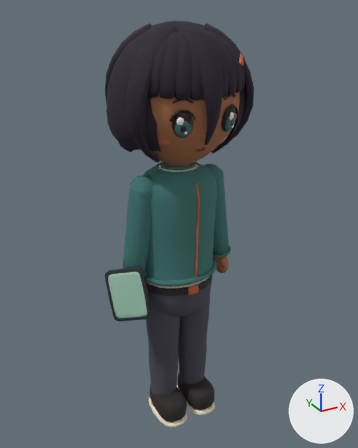
An edit to the Blender file blender/out/ch-ictspec.blend, drawn before and after from the same camera.
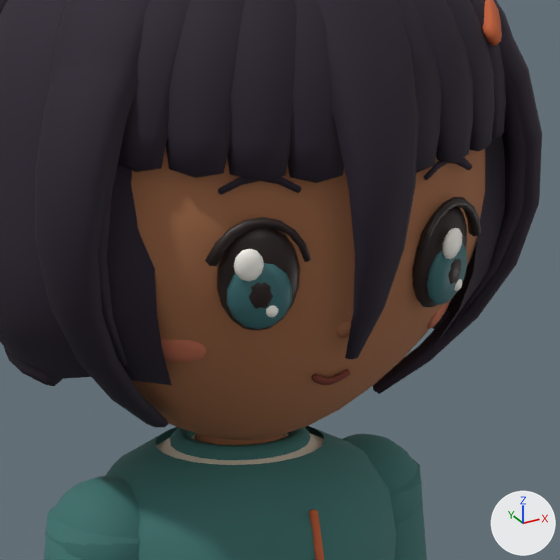
Each version appears first whole from a 50 mm camera at (-0.786, -1.436, 1.534) aimed at (0.011, 0.012, 0.81), and next in a close-up on the part from 33% to 72% of the width and 12% to 44% of the height. Arrows for +X, +Y and +Z are at lower right; the lights stay in place. The older version's two pictures come first.

The first close-up shows 'body', 'hair_bob'.
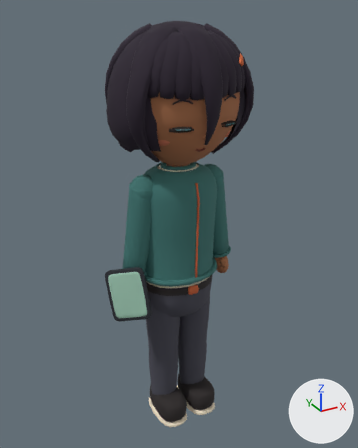
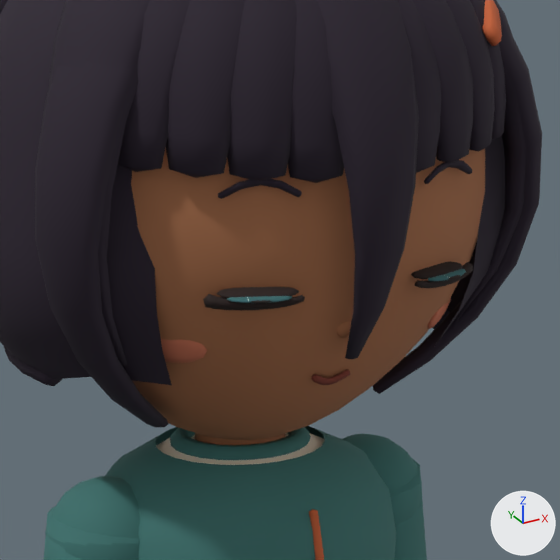
The newer file adds a shape key; the second version is drawn at full value of the shape key 'blink' of 'body', and the change is written as the vertex moves it makes.

Changed parts and their boxes [x1, y1, x2, y2] in the close-ups (560 x 560 px; the box of a moved part takes in the faces that stretch with it):
part 1 of me_body, moved or reshaped
    before: [412, 207, 467, 307]
    after: [411, 261, 463, 279]
part 2 of me_body, moved or reshaped
    before: [427, 243, 468, 305]
    after: [428, 269, 466, 281]
part 3 of me_body, moved or reshaped
    before: [442, 228, 462, 259]
    after: [449, 275, 460, 279]
part 4 of me_body, moved or reshaped (not visible afterwards)
    before: [234, 249, 264, 281]
part 5 of me_body, moved or reshaped (not visible afterwards)
    before: [454, 279, 462, 291]
part 6 of me_body, moved or reshaped
    before: [217, 227, 300, 331]
    after: [217, 287, 299, 298]
part 7 of me_body, moved or reshaped
    before: [227, 263, 292, 329]
    after: [227, 296, 292, 303]
part 8 of me_body, added
    after: [251, 300, 272, 303]
part 9 of me_body, moved or reshaped (not visible afterwards)
    before: [266, 306, 278, 317]
part 10 of me_body, deleted (black)
    before: [420, 197, 481, 248]
part 11 of me_body, deleted (black)
    before: [205, 217, 311, 266]
part 12 of me_body, moved or reshaped
    before: [218, 157, 472, 309]
    after: [203, 160, 474, 311]
part 13 of me_body, edited (looks the same)
    both: [131, 148, 485, 445]

Patch to the scene script:
```diff
--- a/blender/out/ch-ictspec.blend.py
+++ b/blender/out/ch-ictspec.blend.py
@@ me_body @@
-me_body.from_pydata(...)  # 5288 vertices, 5694 faces; spans x -0.228..0.228, y -0.2..0.192, z 0.0..1.467
-me_body.materials.append(mat_eyes)  # black #2b1f1d
-me_body.materials.append(mat_eye_iris)  # dark cyan #3c6c70
-me_body.materials.append(mat_eye_highlight)  # white #fffcf4
-me_body.materials.append(mat_hair)  # dark grey #2b2230
-me_body.materials.append(mat_blush)  # orange #c16f54
-me_body.materials.append(mat_mouth)  # dark red #7a3a2e
-me_body.materials.append(mat_outfit_bottom)  # dark grey #4a4a55
-me_body.materials.append(mat_outfit_inner)  # pale yellow #f1e7d2
-me_body.materials.append(mat_shoes)  # black #2f2a2a
-me_body.materials.append(mat_outfit_accent)  # orange #c8643b
-me_body.materials.append(mat_outfit_main)  # dark cyan #3f7470
-me_body.materials.append(mat_shoe_sole)  # beige #e9dcc3
-me_body.materials.append(mat_prop_detail)  # orange #c8643b
+me_body.from_pydata(...)  # 5326 vertices, 5742 faces; spans x -0.228..0.228, y -0.194..0.192, z 0.0..1.467
+# me_body part 1: the loose piece of 114 vertices spanning x 0.051..0.109, y -0.191..-0.158, z 1.177..1.259 is multiplied about its middle by the matrix ((0.997, 0.008, -0.052), (0.008, 0.981, 0.131), (-0.052, 0.131, 0.102)), then moved by (-0.001, 0.002, -0.011), in mat_kantor_atlas (picture img_kantor_atlas)
+# me_body part 2: the loose piece of 74 vertices spanning x 0.06..0.106, y -0.193..-0.169, z 1.18..1.233 is multiplied about its middle by the matrix ((0.997, 0.008, -0.052), (0.008, 0.981, 0.131), (-0.052, 0.131, 0.102)), then moved by (0.0, 0.0, -0.002), in mat_kantor_atlas (picture img_kantor_atlas)
+# me_body part 3: the loose piece of 52 vertices spanning x 0.067..0.088, y -0.2..-0.188, z 1.219..1.243 is multiplied about its middle by the matrix ((1.168, -0.002, -0.062), (-0.002, 1.173, 0.157), (-0.062, 0.157, 0.123)), then moved by (0.006, 0.01, -0.027), in mat_kantor_atlas (picture img_kantor_atlas)
+# me_body part 4: the loose piece of 52 vertices spanning x -0.105..-0.085, y -0.193..-0.181, z 1.219..1.243 is multiplied about its middle by the matrix ((-0.116, -0.342, -0.056), (0.342, 0.84, 0.142), (0.056, 0.142, 0.026)), then moved by (0.171, -0.003, -0.026), in mat_kantor_atlas (picture img_kantor_atlas)
+# me_body part 5: the loose piece of 34 vertices spanning x 0.087..0.097, y -0.186..-0.178, z 1.191..1.201 is multiplied about its middle by the matrix ((0.15, -0.328, -0.056), (-0.328, 0.846, 0.142), (-0.056, 0.142, 0.026)), then moved by (0.0, -0.001, 0.007), in mat_kantor_atlas (picture img_kantor_atlas)
+# me_body part 6: the loose piece of 114 vertices spanning x -0.109..-0.051, y -0.191..-0.158, z 1.177..1.259 is multiplied about its middle by the matrix ((0.997, -0.008, 0.052), (-0.008, 0.981, 0.131), (0.052, 0.131, 0.102)), then moved by (0.001, 0.002, -0.011), in mat_kantor_atlas (picture img_kantor_atlas)
+# me_body part 7: the loose piece of 74 vertices spanning x -0.106..-0.06, y -0.193..-0.169, z 1.18..1.233 is multiplied about its middle by the matrix ((0.997, -0.008, 0.052), (-0.008, 0.981, 0.131), (0.052, 0.131, 0.102)), then moved by (0.0, 0.0, -0.002), in mat_kantor_atlas (picture img_kantor_atlas)
+# me_body part 8: the loose piece of 52 vertices spanning x -0.096..-0.072, y -0.191..-0.177, z 1.193..1.222 is copied, and the copy is multiplied about its middle by the matrix ((0.997, -0.008, 0.052), (-0.008, 0.981, 0.131), (0.052, 0.131, 0.102)), then moved by (0.0, 0.001, -0.004), in mat_kantor_atlas (picture img_kantor_atlas); it spans x -0.096..-0.072, y -0.191..-0.176, z 1.202..1.205
+# me_body part 9: the loose piece of 34 vertices spanning x -0.081..-0.072, y -0.192..-0.184, z 1.191..1.201 is multiplied about its middle by the matrix ((0.15, 0.328, 0.056), (0.328, 0.846, 0.142), (0.056, 0.142, 0.026)), then moved by (0.0, -0.001, 0.007), in mat_kantor_atlas (picture img_kantor_atlas)
+# me_body part 10: the loose piece of 56 vertices spanning x 0.048..0.12, y -0.197..-0.163, z 1.229..1.264 is deleted
+# me_body part 11: the loose piece of 56 vertices spanning x -0.121..-0.048, y -0.197..-0.164, z 1.229..1.264 is deleted
+# me_body part 12: 2 vertices moved within x -0.074..0.074, y -0.184, z 1.201; 162 vertices removed from x -0.11..0.11, y -0.192..-0.166, z 1.193..1.295; 170 vertices added at x -0.119..0.119, y -0.192..-0.157, z 1.195..1.292
+# me_body part 13: 1480 faces spanning x -0.22..0.22, y -0.192..0.192, z 0.567..1.467 switch from mat_skin (brown #a86f4c) to mat_kantor_atlas (picture img_kantor_atlas)
+# other edits to the shape of me_body do not show in these pictures
@@ me_hair_bob @@
 me_hair_bob.from_pydata(...)  # 1829 vertices, 1936 faces; spans x -0.232..0.232, y -0.226..0.226, z 1.076..1.494
-me_hair_bob.materials.append(mat_hair)  # dark grey #2b2230
+# me_hair_bob part 14: texture (UV) coordinates changed
+me_hair_bob.materials.append(mat_kantor_atlas)  # picture img_kantor_atlas
```
